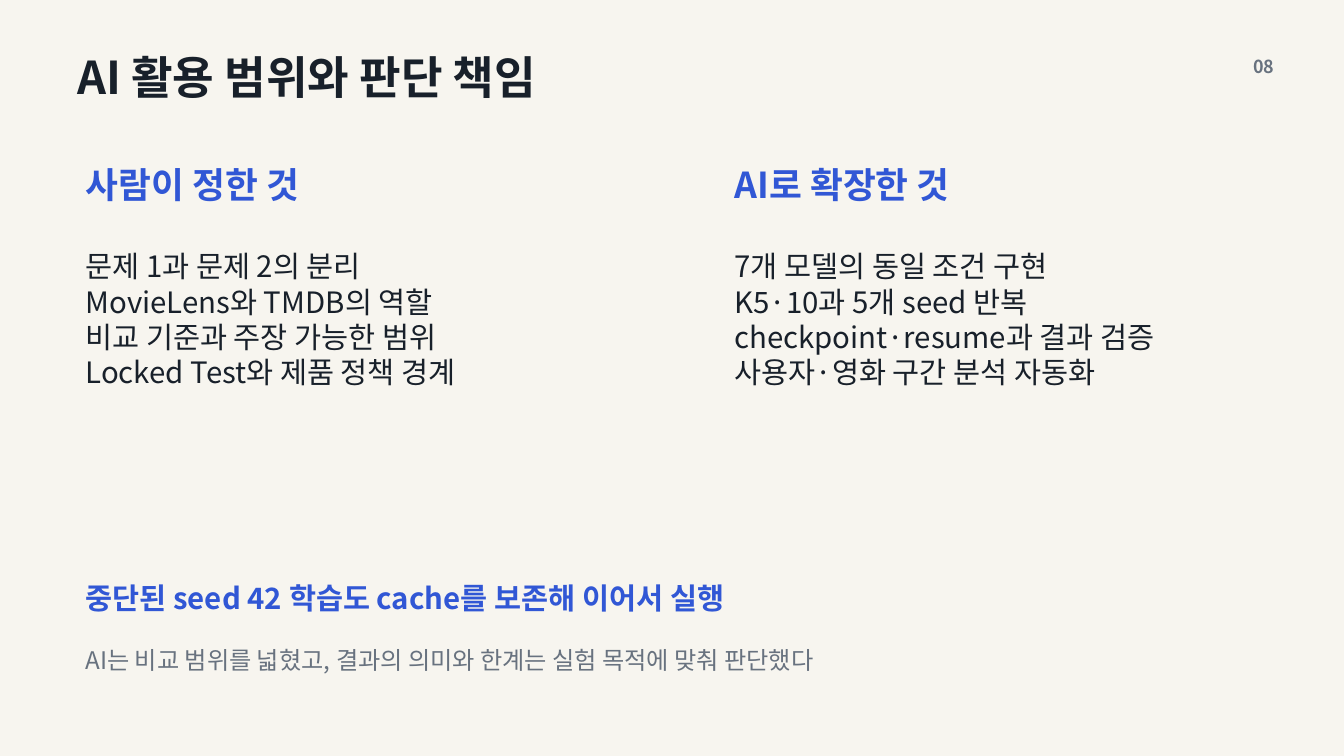
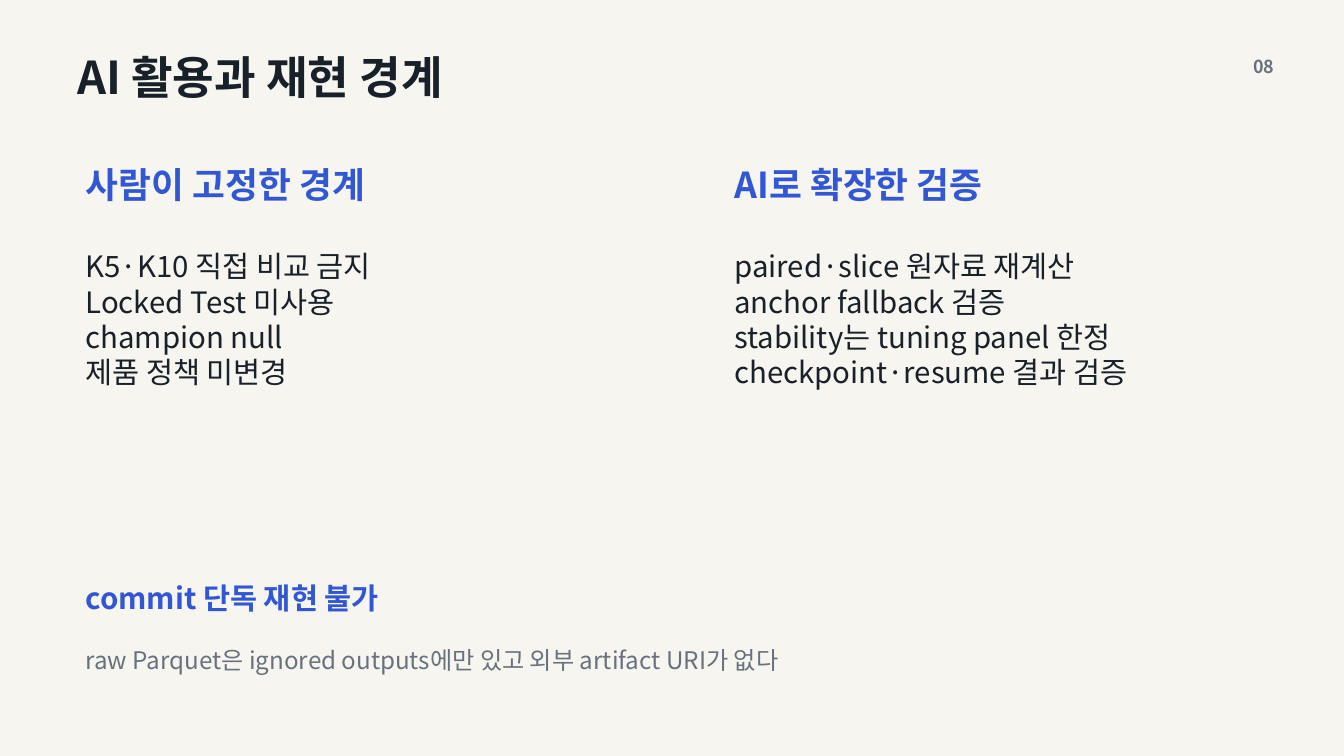
Before and after one commit to itcksgud/FEELM, a slide deck: slide 8 of docs/presentation/FEELM-REC-EV-019C-results.pptx. Drawn at 1344x756 pixels with LibreOffice and Linux fonts; fonts in the diff are those of the drawing. Boxes give left, top, right and bottom in pixels: in the first picture for what was removed or moved away, otherwise in the second. Text is boxed around its words. In the diff, an @@ line names an element or a change of style, - is before the commit and + after.

```diff
--- a/docs/presentation/FEELM-REC-EV-019C-results.pptx
+++ b/docs/presentation/FEELM-REC-EV-019C-results.pptx
@@ text at box(77, 55, 443, 98): text changed @@
-AI 활용 범위와 판단 책임
+AI 활용과 재현 경계
@@ text at box(86, 168, 365, 201): text changed @@
-사람이 정한 것
+사람이 고정한 경계
@@ text at box(734, 168, 983, 201): text changed @@
-AI로 확장한 것
+AI로 확장한 검증
@@ text at box(86, 252, 371, 386): text changed @@
-문제 1과 문제 2의 분리
-MovieLens와 TMDB의 역할
-비교 기준과 주장 가능한 범위
-Locked Test와 제품 정책 경계
+K5·K10 직접 비교 금지
+Locked Test 미사용
+champion null
+제품 정책 미변경
@@ text at box(734, 252, 1127, 390): text changed @@
-7개 모델의 동일 조건 구현
-K5·10과 5개 seed 반복
-checkpoint·resume과 결과 검증
-사용자·영화 구간 분석 자동화
+paired·slice 원자료 재계산
+anchor fallback 검증
+stability는 tuning panel 한정
+checkpoint·resume 결과 검증
@@ text at box(86, 584, 379, 612): text changed @@
-중단된 seed 42 학습도 cache를 보존해 이어서 실행
+commit 단독 재현 불가
@@ text at box(86, 649, 779, 675): text changed @@
-AI는 비교 범위를 넓혔고, 결과의 의미와 한계는 실험 목적에 맞춰 판단했다
+raw Parquet은 ignored outputs에만 있고 외부 artifact URI가 없다
```
Also in this commit, not shown: 7 other slides changed, 16 other files.
